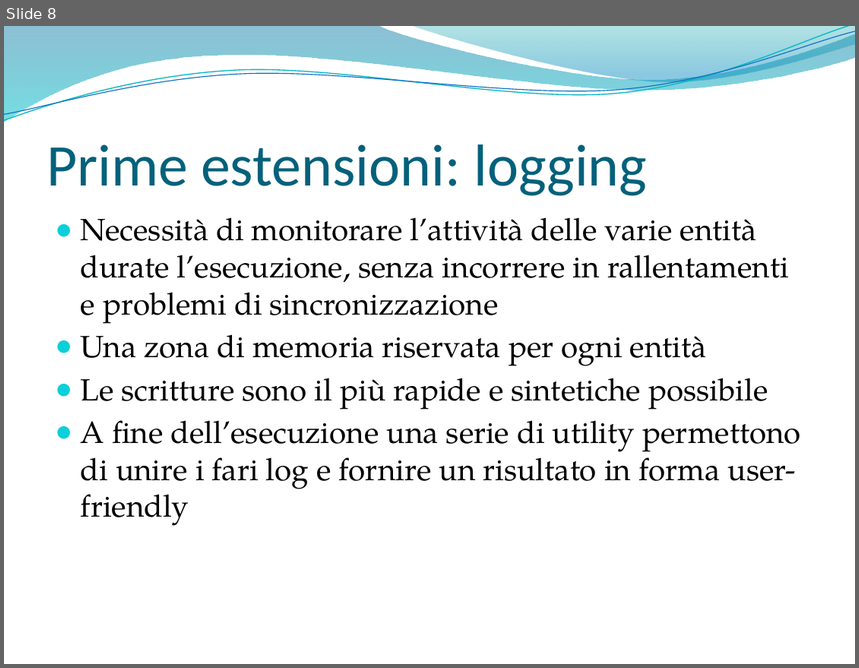
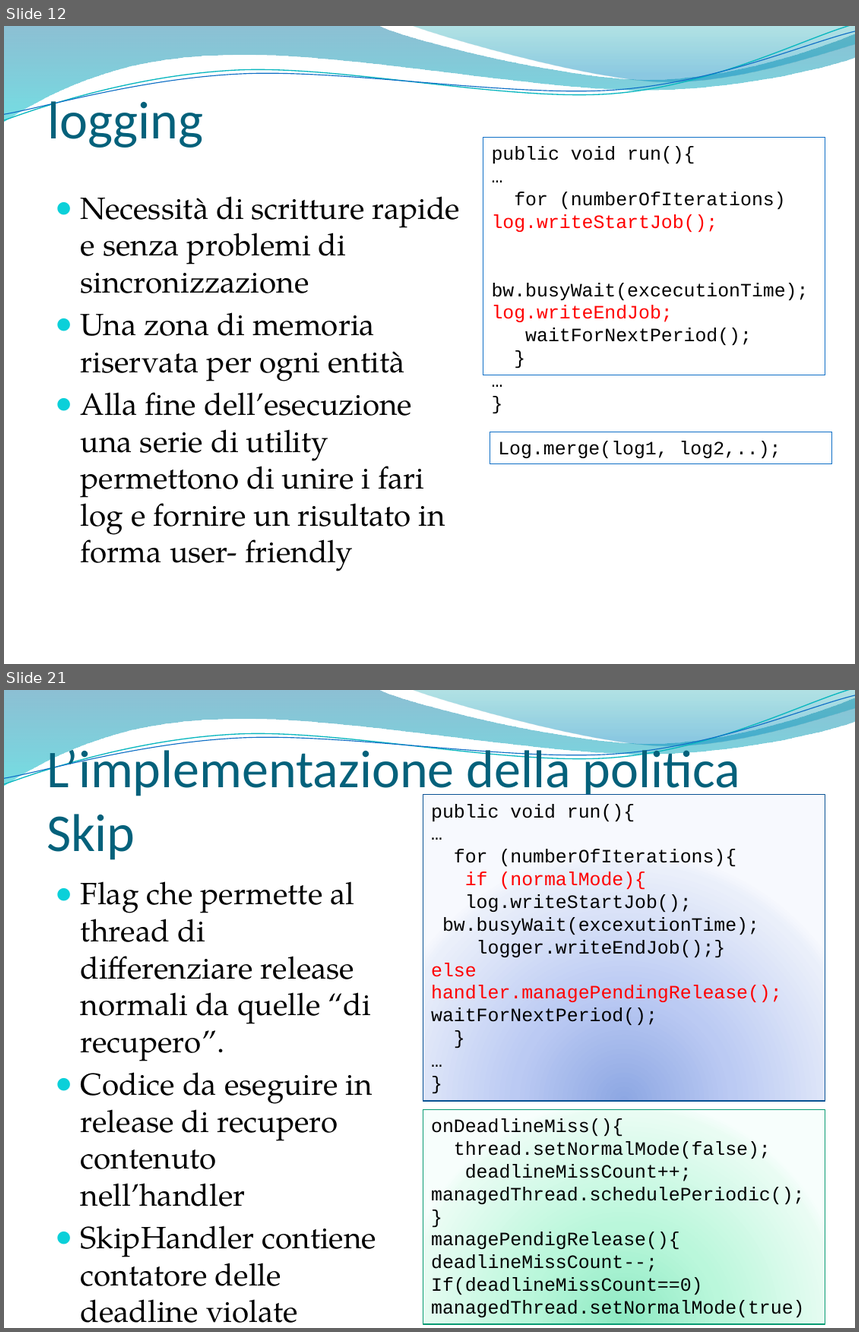
Before and after one commit to marconanni/provejavarealtime, a slide deck: SolarisNetBeansProjects/parti tesi/bozza presentazione.pptx. Shown one above the other, each under a label of ours: slide 8 before the commit, slides 12 and 21 after it; the slides between them are not shown. The pictures are 859x668 and 859x1332 pixels, drawn with LibreOffice and Linux fonts; fonts in the diff are those of the drawing; background and template pictures are left out. Boxes give left, top, right and bottom in pixels: in the first picture for what was removed or moved away, otherwise in the second. Text is boxed around its words. In the diff, an @@ line names an element or a change of style, - is before the commit and + after.

Commit message:
l'ultima versione della presentazione

```diff
--- a/SolarisNetBeansProjects/parti tesi/bozza presentazione.pptx
+++ b/SolarisNetBeansProjects/parti tesi/bozza presentazione.pptx
@@ slide 21 added at [4, 690, 855, 1328], background picture (left out); not listed: 4 template elements that a slide beside it also shows @@
@@ title added at [47, 742, 740, 860], 45 pt, text #04617B @@
+L’implementazione della politica Skip
@@ rectangle added at [423, 795, 825, 1101], fill gradient #8DA8E3 to #BBCBF3 to #EAEFFB to #F7F9FF, outline #095295 0.75 pt, 16 pt, text #000000 @@
+public void run(){
+…
+for (numberOfIterations){
+if (normalMode){
+log.writeStartJob();
+bw.busyWait(excexutionTime);
+logger.writeEndJob();}
+else handler.managePendingRelease();
+waitForNextPeriod();
+}
+…
+}
@@ text added at [81, 882, 377, 1287], 26 pt, text #000000 @@
+● Flag che permette al thread di differenziare release normali da quelle “di recupero”.
+● Codice da eseguire in release di recupero contenuto nell’handler
+● SkipHandler contiene contatore delle deadline violate
@@ rectangle added at [423, 1110, 825, 1324], fill gradient #8DEAC2 to #BAF8DB to #EAFCF3 to #F7FFFB, outline #0A9B74 0.75 pt, 16 pt, text #000000 @@
+onDeadlineMiss(){
+thread.setNormalMode(false);
+deadlineMissCount++; managedThread.schedulePeriodic();
+}
+managePendigRelease(){
+deadlineMissCount--;
+If(deadlineMissCount==0)
+managedThread.setNormalMode(true)
@@ what was slide 8 is now slide 12 @@
@@ slide 12 changed as well @@
@@ title at [47, 94, 203, 148]: text changed; size 50 to 45 pt @@
-Prime estensioni: logging
+logging
@@ rectangle added at [484, 138, 826, 375], outline #0F6FC6 0.75 pt, 16 pt, text #000000 @@
+public void run(){
+…
+for (numberOfIterations) log.writeStartJob(); bw.busyWait(excecutionTime);
+log.writeEndJob;
+waitForNextPeriod();
+}
+…
+}
@@ text "Necessità di scritture rapide e ...": place and size @@
-text "Necessità di scritture rapide e ..." at [81, 218, 801, 526]
+text "Necessità di scritture rapide e ..." at [81, 196, 461, 572]
@@ text at [81, 196, 461, 294]: text changed @@
-● Necessità di monitorare l’attività delle varie entità durate l’esecuzione, senza incorrere in rallentamenti e problemi di sincronizzazione
+● Necessità di scritture rapide e senza problemi di sincronizzazione
@@ text at [81, 392, 446, 572]: text changed @@
-● Le scritture sono il più rapide e sintetiche possibile
-● A fine dell’esecuzione una serie di utility permettono di unire i fari log e fornire un risultato in forma user- friendly
+● Alla fine dell’esecuzione una serie di utility permettono di unire i fari log e fornire un risultato in forma user- friendly
@@ rectangle added at [490, 432, 832, 464], outline #0F6FC6 0.75 pt, 16 pt, text #000000 @@
+Log.merge(log1, log2,..);
```
Also in this commit, not shown: 9 other slides changed, 15 other slides added, 13 slides removed.
